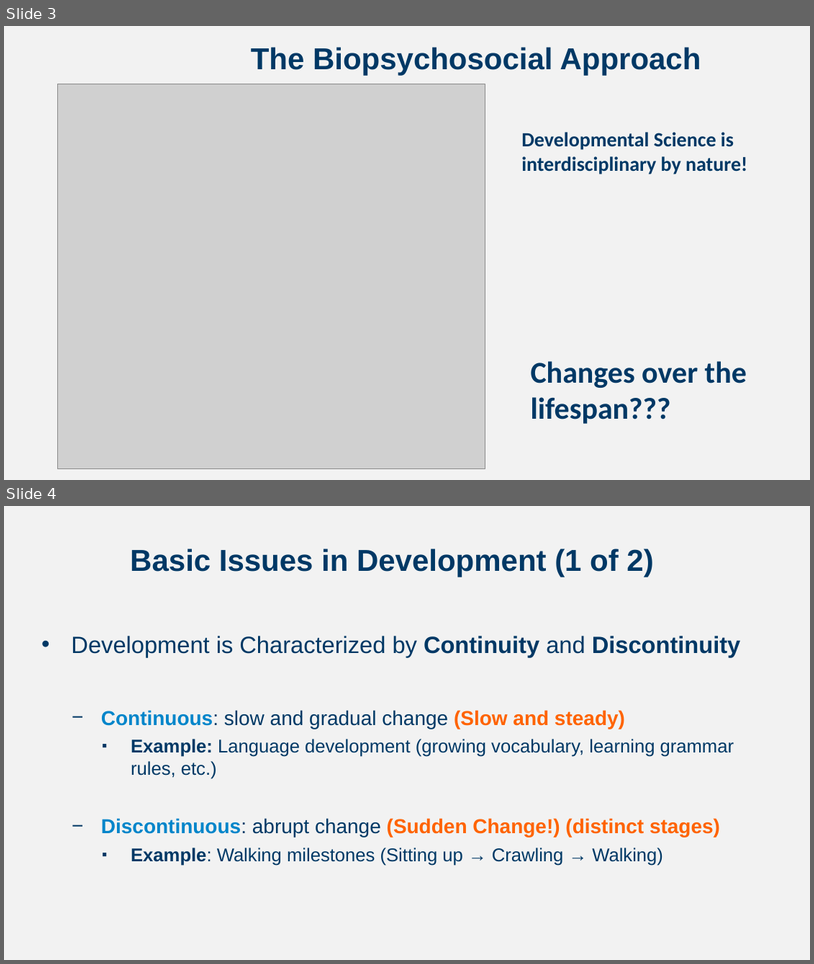
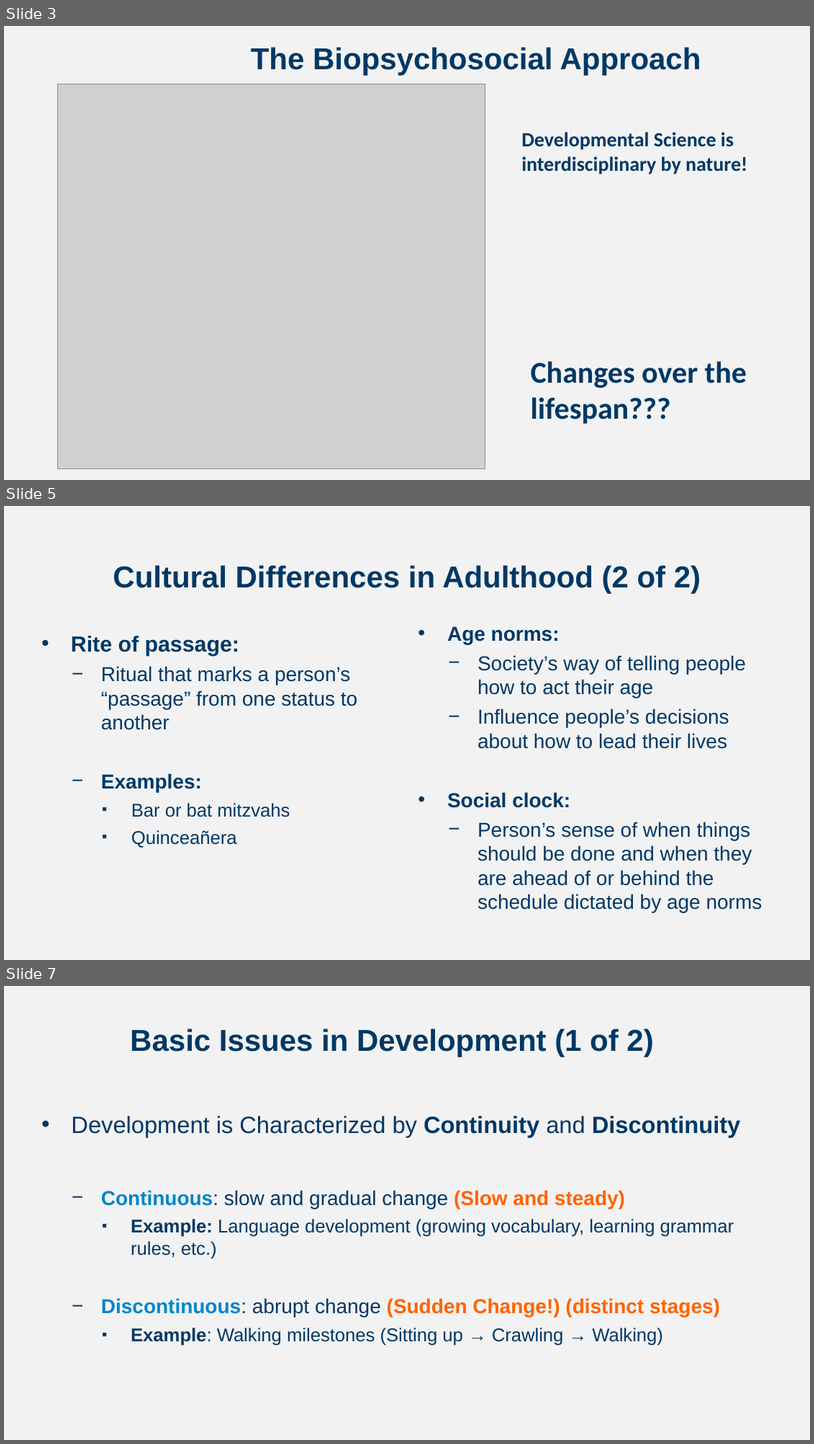
Before and after one commit to npm27/Teaching-Materials, a slide deck: Developmental Fall 24/Slides/Chapter 1.pptx. Shown one above the other, each under a label of ours: slides 3 and 4 before the commit, slides 3, 5 and 7 after it; the slides between them are not shown. The pictures are 814x964 and 814x1444 pixels, drawn with LibreOffice and Linux fonts; fonts in the diff are those of the drawing; grey boxes stand for pictures. Boxes give left, top, right and bottom in pixels: in the first picture for what was removed or moved away, otherwise in the second. Text is boxed around its words. In the diff, an @@ line names an element or a change of style, - is before the commit and + after.

```diff
--- a/Developmental Fall 24/Slides/Chapter 1.pptx
+++ b/Developmental Fall 24/Slides/Chapter 1.pptx
@@ slide 5 added at (4, 506, 810, 960), background #F2F2F2 @@
@@ title added at (113, 565, 701, 593), 36 pt, text #003865, bold @@
+Cultural Differences in Adulthood (2 of 2)
@@ text added at (448, 626, 763, 913), 24 pt, text #003865 @@
+• Age norms:
+  − Society’s way of telling people how to act their age
+  − Influence people’s decisions about how to lead their lives
+• Social clock:
+  − Person’s sense of when things should be done and when they are ahead of or behind the schedule dictated by age norms
@@ text added at (71, 636, 358, 847), 24 pt, text #003865 @@
+• Rite of passage:
+  − Ritual that marks a person’s “passage” from one status to another
+  − Examples:
+    ▪ Bar or bat mitzvahs
+    ▪ Quinceañera
@@ what was slide 4 is now slide 7 @@
```
Also in this commit, not shown: 5 other slides added, 7 other files.
